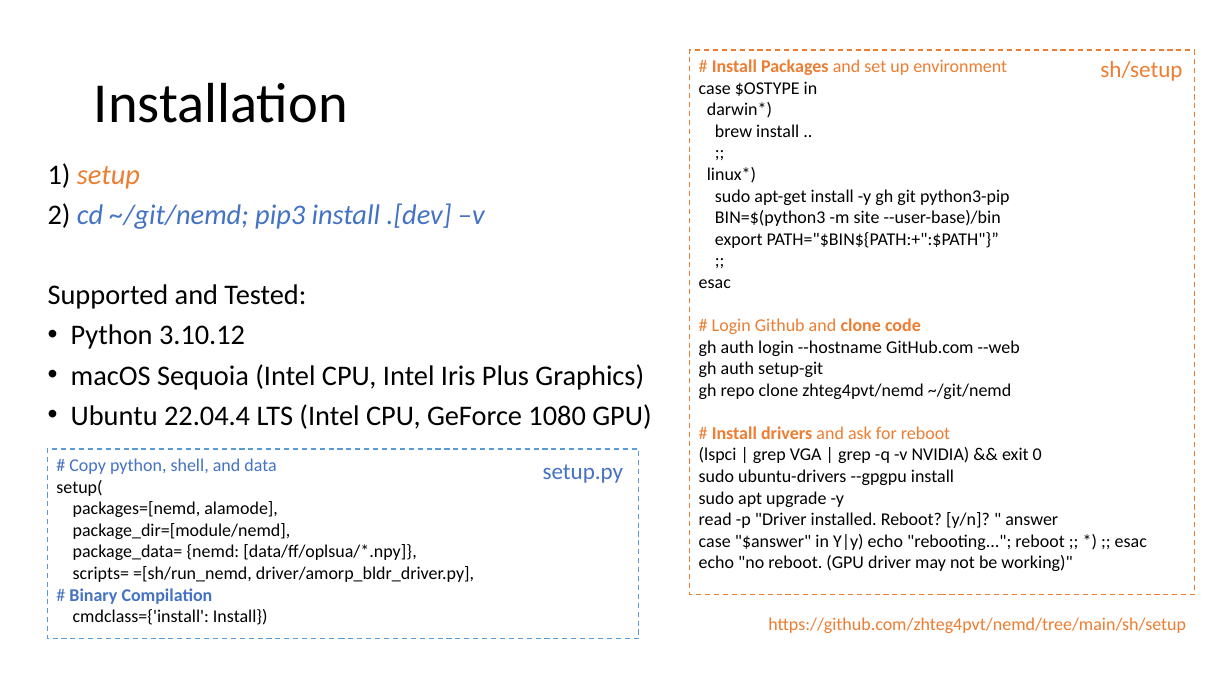
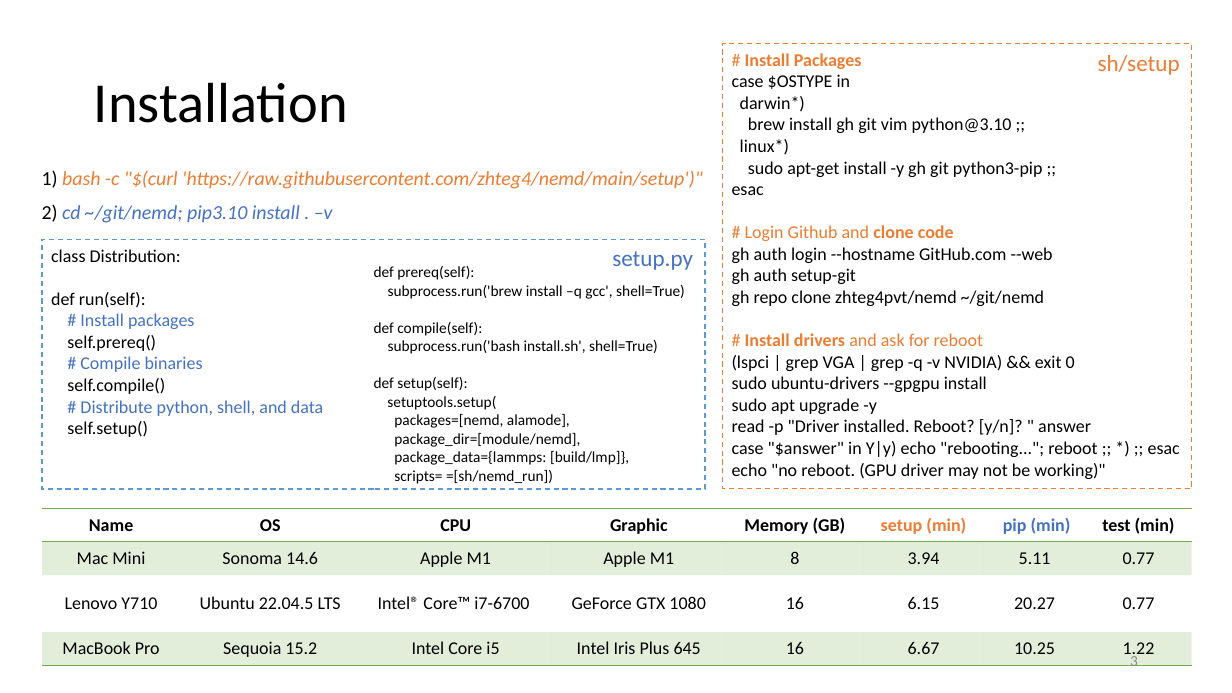
Before and after one commit to zhteg4pvt/nemd, a slide deck: slide 3 of docs/power_point/nemd.pptx. Drawn at 1232x693 pixels with LibreOffice and Linux fonts; fonts in the diff are those of the drawing. Boxes give left, top, right and bottom in pixels: in the first picture for what was removed or moved away, otherwise in the second. Text is boxed around its words. In the diff, an @@ line names an element or a change of style, - is before the commit and + after.

Commit message:
ppt updated premake add NEMD_SRC, and modifies PATH & PYTHONPATH

```diff
--- a/docs/power_point/nemd.pptx
+++ b/docs/power_point/nemd.pptx
@@ rectangle "# Install Packages case $OSTYPE ...": place and size @@
-rectangle "# Install Packages case $OSTYPE ..." at (689,50,1194,594)
+rectangle "# Install Packages case $OSTYPE ..." at (723,43,1192,488)
@@ rectangle "# Install Packages case $OSTYPE ..." at (723,43,1192,488): fill #FFFFFF to none @@
@@ text in rectangle at (732,53,1043,195): text changed @@
-# Install Packages and set up environment
-case $OSTYPE in
-darwin*)
-brew install ..
-;;
-linux*)
-sudo apt-get install -y gh git python3-pip
-BIN=$(python3 -m site --user-base)/bin
-export PATH="$BIN${PATH:+":$PATH"}”
-;;
-esac
+# Install Packages
+case $OSTYPE in
+darwin*)
+brew install gh git vim python@3.10 ;;
+linux*)
+sudo apt-get install -y gh git python3-pip ;;
+esac
@@ text "sh/setup": place and size @@
-text "sh/setup" at (1100,61,1182,81)
+text "sh/setup" at (1098,55,1180,75)
@@ text at (42,170,703,223): text changed; size 22.1 to 15.5 pt; text colour #000000 to #ED7D31; italic on @@
-1) setup
-2) cd ~/git/nemd; pip3 install .[dev] –v
-Supported and Tested:
-• Python 3.10.12
-• macOS Sequoia (Intel CPU, Intel Iris Plus Graphics)
-• Ubuntu 22.04.4 LTS (Intel CPU, GeForce 1080 GPU)
+1) bash -c "$(curl 'https://raw.githubusercontent.com/zhteg4/nemd/main/setup')"
+2) cd ~/git/nemd; pip3.10 install . –v
@@ rectangle "class Distribution:": place and size @@
-rectangle "class Distribution:" at (47,449,639,639)
+rectangle "class Distribution:" at (43,239,706,489)
@@ rectangle "class Distribution:" at (43,239,706,489): columns 1 to 2 @@
@@ text "setup.py": place and size @@
-text "setup.py" at (543,464,624,483)
+text "setup.py" at (612,251,693,270)
@@ text in rectangle at (51,249,685,484): text changed; size 14 to 12 pt @@
-# Copy python, shell, and data
-setup(
-packages=[nemd, alamode],
-package_dir=[module/nemd],
-package_data= {nemd: [data/ff/oplsua/*.npy]},
-scripts= =[sh/run_nemd, driver/amorp_bldr_driver.py],
-# Binary Compilation
-cmdclass={'install': Install})
+class Distribution:
+def run(self):
+# Install packages
+self.prereq()
+# Compile binaries
+self.compile()
+# Distribute python, shell, and data
+self.setup()
+def prereq(self):
+subprocess.run('brew install –q gcc', shell=True)
+def compile(self):
+subprocess.run('bash install.sh', shell=True)
+def setup(self):
+setuptools.setup(
+packages=[nemd, alamode],
+package_dir=[module/nemd],
+package_data={lammps: [build/lmp]},
+scripts= =[sh/nemd_run])
@@ table added at (43,508,1193,665), 4 rows, 8 columns @@
+Name | OS | CPU | Graphic | Memory (GB) | setup (min) | pip (min) | test (min)
+Mac Mini | Sonoma 14.6 | Apple M1 | Apple M1 | 8 | 3.94 | 5.11 | 0.77
+Lenovo Y710 | Ubuntu 22.04.5 LTS | Intel® Core™ i7-6700 | GeForce GTX 1080 | 16 | 6.15 | 20.27 | 0.77
+MacBook Pro | Sequoia 15.2 | Intel Core i5 | Intel Iris Plus 645 | 16 | 6.67 | 10.25 | 1.22
@@ page number at (1130,653,1138,666): vertical alignment top to middle @@
@@ page number at (1130,653,1138,666): text changed; size 14 to 12 pt; text colour #ED7D31 to #8C8C8C @@
-https://github.com/zhteg4pvt/nemd/tree/main/sh/setup
+3
```
Also in this commit, not shown: 14 other slides changed, 2 other files.
